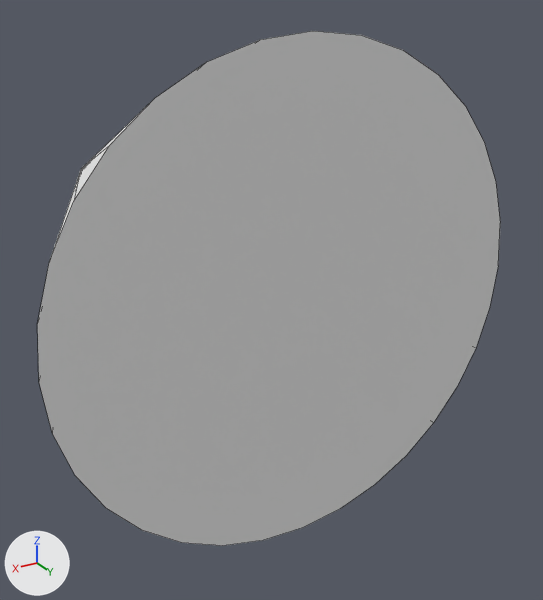
What one commit did to the Blender file Assets/Models/Vehicles/engineFlame.blend.
Rendered twice from a 50 mm lens placed at (9.823, 3.394, 6.055), pointed at (9.434, 2.746, 5.732). Arrows for +X, +Y and +Z are at lower left; the lights stay in place. Mesh edges are drawn as thin lines.

The older version as bpy lines, for what is in view:
```python
me_cone_002 = bpy.data.meshes.new('Cone.002')
me_cone_002.from_pydata(...)  # a 32-sided cone pointing to -y spanning x -0.212..0.212, y -0.546..0.024, z -0.212..0.212
me_cone_002.materials.append(mat_material_001)  # white #e7e7e7
ob_cone = bpy.data.objects.new('Cone', me_cone_002)
ob_cone.location = (9.518, 2.917, 5.81)
ob_cone.scale = (1.0, 1.0, -1.0)
```
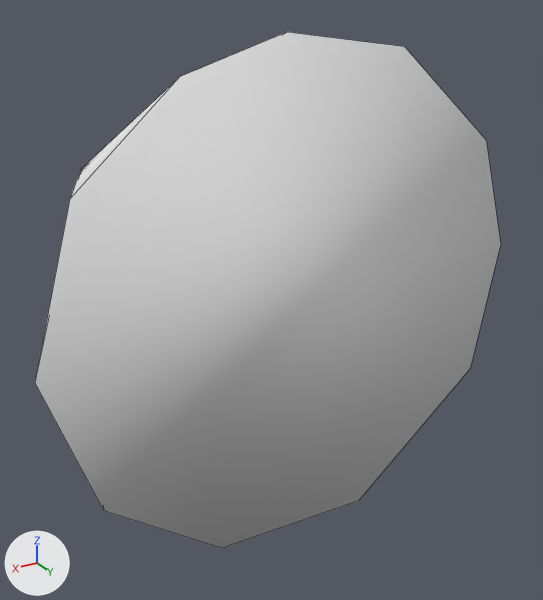
The change, as a diff of the scene's bpy script:
```diff
--- a/Assets/Models/Vehicles/engineFlame.blend.py
+++ b/Assets/Models/Vehicles/engineFlame.blend.py
@@ me_cone_002 @@
 me_cone_002.from_pydata(...)  # 33 vertices, 33 faces; spans x -0.212..0.212, y -0.546..0.024, z -0.212..0.212
 # used by ob_cone; location = (9.518, 2.917, 5.81); scale = (1.0, 1.0, -1.0)
+# me_cone_002 part 1: all faces are now shaded smooth (33 of 33 changed)
 me_cone_002.materials.append(mat_material_001)
@@ ob_cone @@
 ob_cone.scale = (1.0, 1.0, -1.0)
+_m = ob_cone.modifiers.new('Decimate', 'DECIMATE')
+_m.ratio = 0.338
```

Where the change shows, as pixel boxes [x1, y1, x2, y2] in the pictures (543 x 600 px):
'Cone', shading changed, modifiers changed
    before: [38, 31, 500, 546]
    after: [35, 32, 501, 548]
